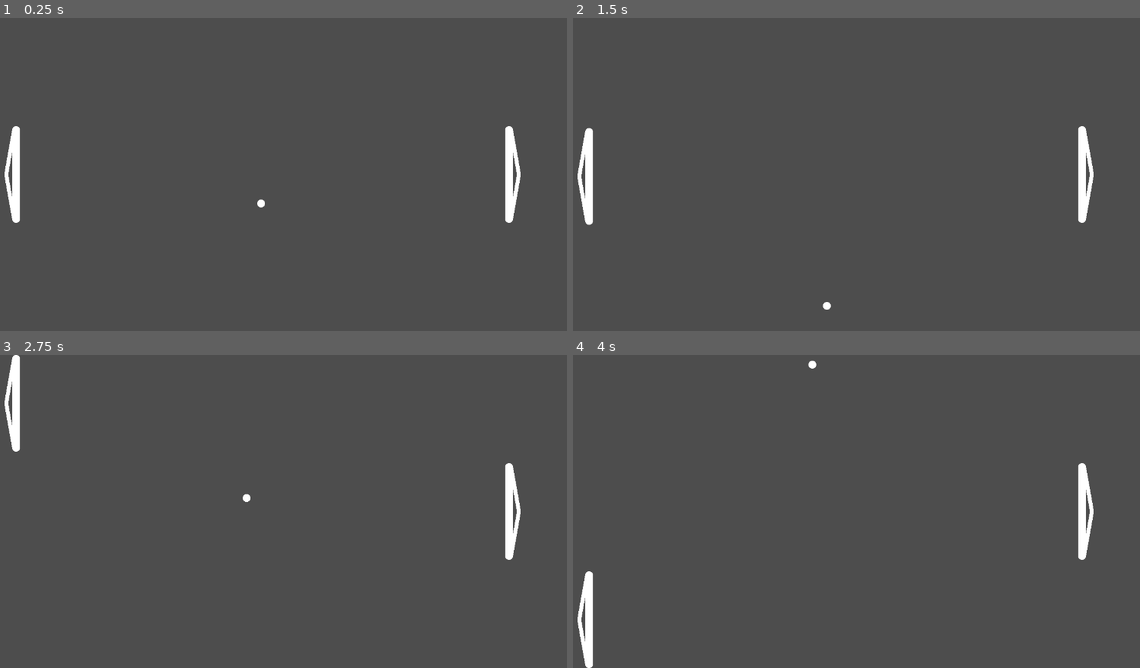
Above: before the commit, frames 1-4 (two rows, left to right).
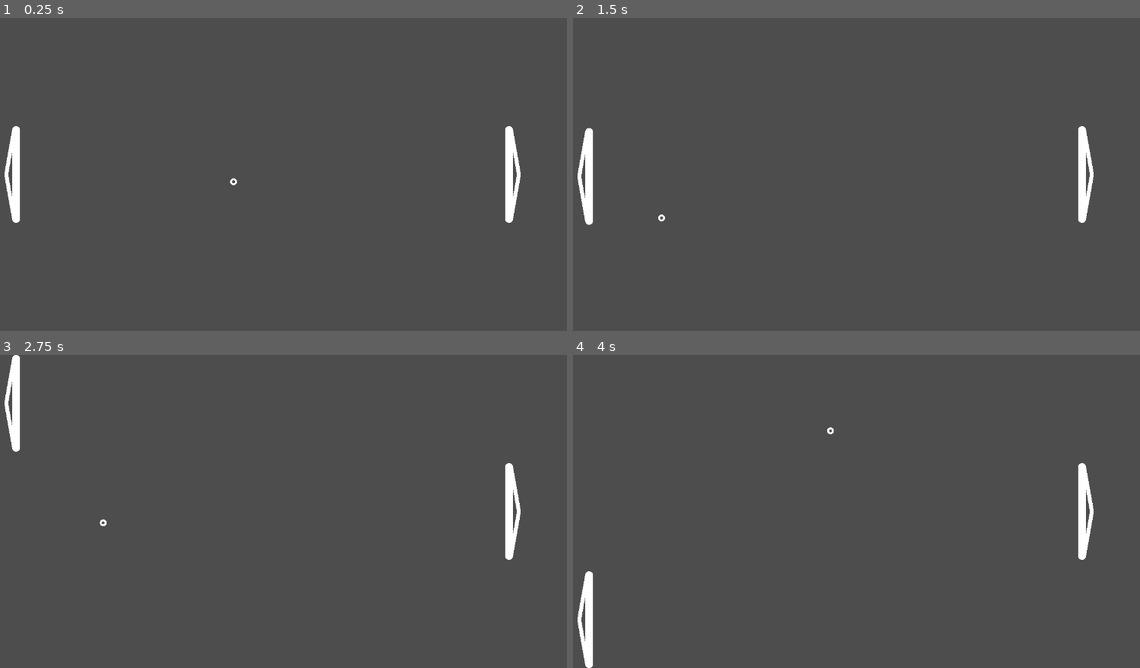
Above: after the commit, the same moments.

Repository: pixerhp/Pixers-Pong
Game: Godot game, scene res://scenes/topscenes/gameplay_topscene.tscn
Two runs of this game, one before a commit and one after it. Both use one fixed random seed, a clock stepped at 60 frames per second and the inputs below.
Inputs:
- Up to frame 1 (0.25 s): no input
- Up to frame 2 (1.5 s): hold W (plr1_up) 0.53-1.28 s; hold S (plr1_down) from 1.28 s (still down)
- Up to frame 3 (2.75 s): release S (plr1_down) at 2.03 s; hold W (plr1_up) from 2.03 s (still down)
- Up to frame 4 (4 s): release W (plr1_up) at 3.53 s; hold S (plr1_down) from 3.53 s (still down)

The runs differ from the first frame. In frame 1, less than 0.1% of the frame differs, in the area x 40-47%, y 51-61%; in frame 2, less than 0.1%; in frame 3, less than 0.1%; in frame 4, less than 0.1%.

Commit message:
Make ball mesh a torus/circle

Diff:
--- a/scenes/topscenes/gameplay_topscene.tscn
+++ b/scenes/topscenes/gameplay_topscene.tscn
@@ -1,6 +1,7 @@
 [gd_scene format=3 uid="uid://djf03i2v6xbtj"]
 
 [ext_resource type="Script" uid="uid://uo8drfr51v6o" path="res://scripts/gameplay_script.gd" id="1_n6iga"]
+[ext_resource type="ArrayMesh" uid="uid://dhcyjins7o86k" path="res://assets/models/ball_torus.obj" id="2_rncwu"]
 
 [sub_resource type="CapsuleMesh" id="CapsuleMesh_llhxm"]
 radius = 8.0
@@ -16,11 +17,6 @@
 
 [sub_resource type="RectangleShape2D" id="RectangleShape2D_n6iga"]
 size = Vector2(89.01814, 31.436556)
-
-[sub_resource type="SphereMesh" id="SphereMesh_llhxm"]
-radius = 8.0
-height = 16.0
-radial_segments = 4
 
 [sub_resource type="CircleShape2D" id="CircleShape2D_llhxm"]
 radius = 7.0
@@ -110,7 +106,9 @@
 
 [node name="BallMesh" type="MeshInstance2D" parent="Ball" unique_id=151043058]
 unique_name_in_owner = true
-mesh = SubResource("SphereMesh_llhxm")
+position = Vector2(-6.9999995, -6.9999995)
+scale = Vector2(14, 14)
+mesh = ExtResource("2_rncwu")
 
 [node name="BallCollider" type="Area2D" parent="Ball" unique_id=1099658575]
 unique_name_in_owner = true
--- a/scripts/gameplay_script.gd
+++ b/scripts/gameplay_script.gd
@@ -1,4 +1,6 @@
 extends Node2D
+
+const BALLMESH_DIAMETER: float = 14
 
 var PADDLE_MOVEACCEL: float = 14400.0
 var PADDLE_MAXSPEED: float = 1440.0
@@ -8,14 +10,14 @@
 @onready var PADDLE_DOWN_LIMIT: float = (
 	get_viewport().get_visible_rect().size.y - (%LeftPaddleMesh.mesh.height / 2.0))
 @onready var BALL_UP_LIMIT: float = (
-	%BallMesh.mesh.height / 2.0)
+	BALLMESH_DIAMETER / 2.0)
 @onready var BALL_DOWN_LIMIT: float = (
-	get_viewport().get_visible_rect().size.y - (%BallMesh.mesh.height / 2.0))
+	get_viewport().get_visible_rect().size.y - (BALLMESH_DIAMETER / 2.0))
 
 var left_paddle_velocity: float = 0.0
 var right_paddle_velocity: float = 0.0
 
-var ball_velocity: Vector2 = Vector2(-0.1 * 120, 2 * 120)
+var ball_velocity: Vector2 = Vector2(-2 * 120, 0.5 * 120)
 
 var ball_speedup_amount: float = 50
 
Not shown, added: assets/models/ball_torus.mtl
Not shown, added: assets/models/ball_torus.obj
Not shown, added: assets/models/ball_torus.obj.import
